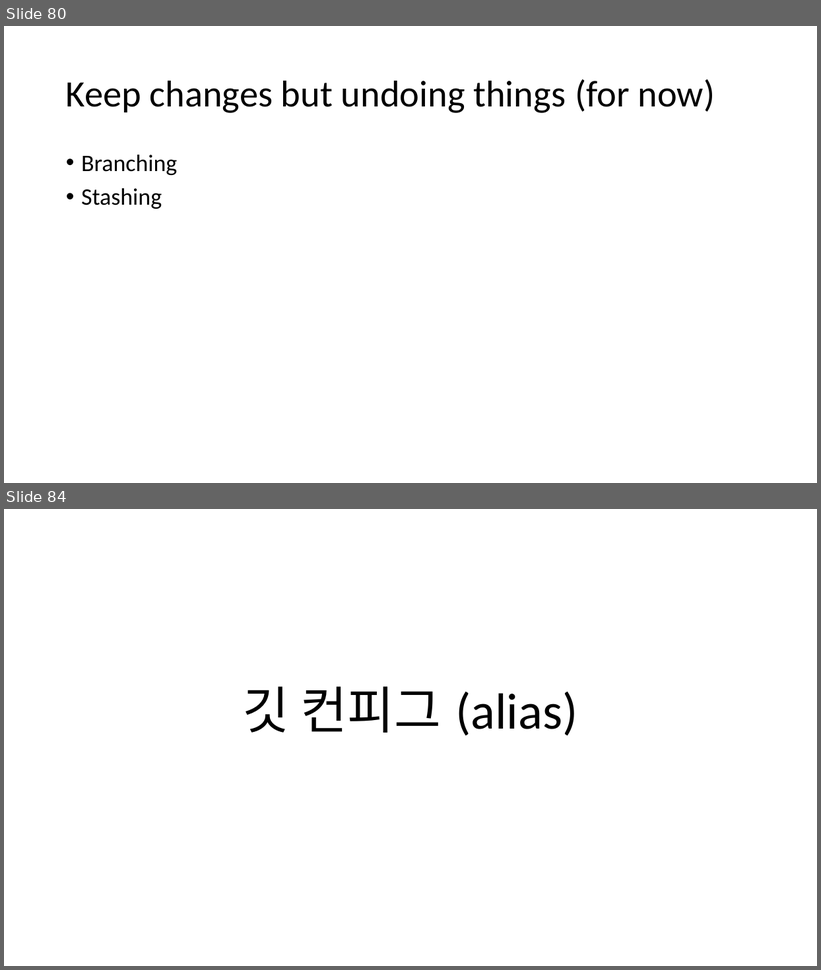
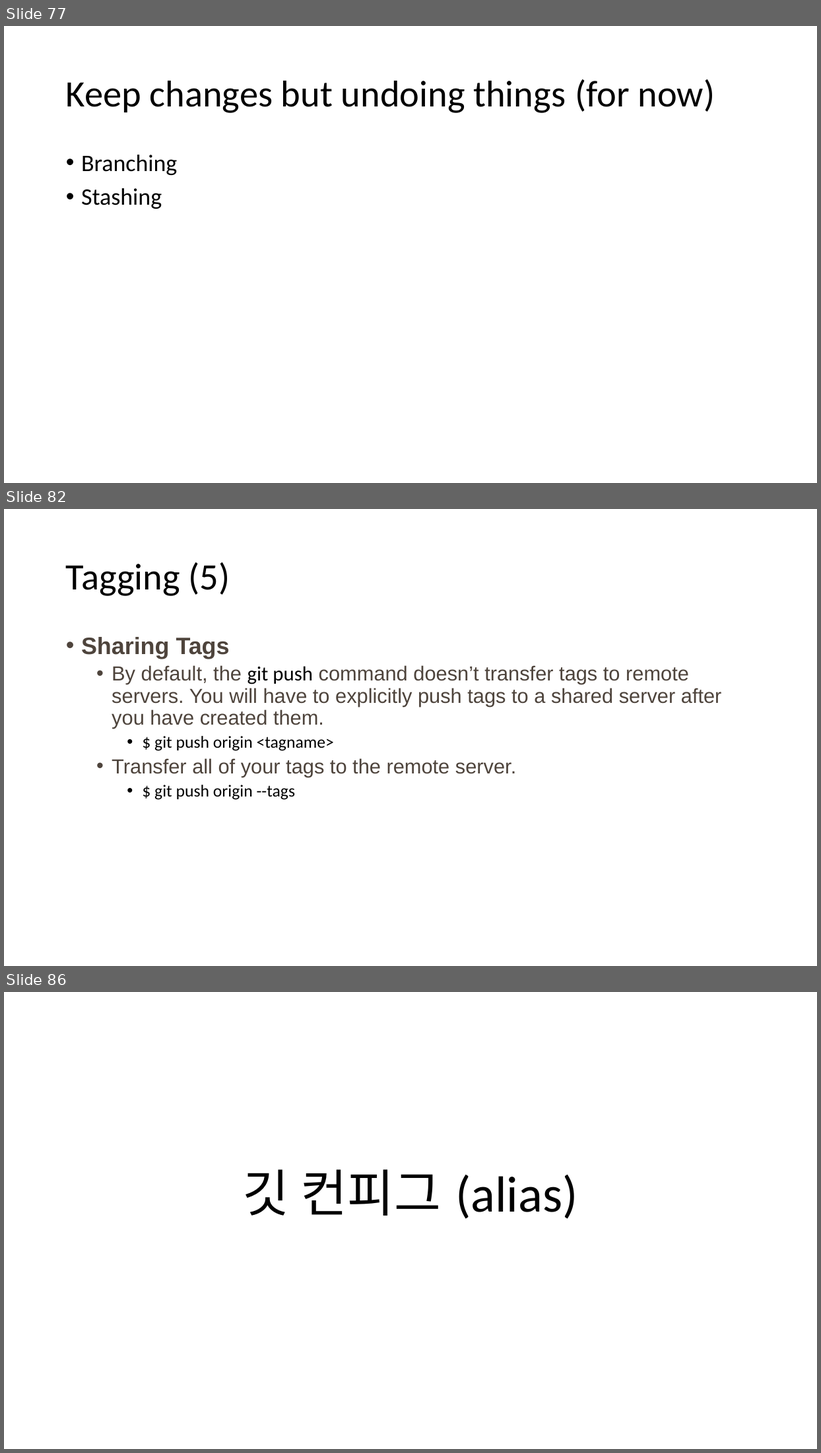
Before and after one commit to wontheone1/learning-git-ppt, a slide deck: learning_git.pptx. Shown one above the other, each under a label of ours: slides 80 and 84 before the commit, slides 77, 82 and 86 after it; the slides between them are not shown. The pictures are 821x970 and 821x1453 pixels, drawn with LibreOffice and Linux fonts; fonts in the diff are those of the drawing. Boxes give left, top, right and bottom in pixels: in the first picture for what was removed or moved away, otherwise in the second. Text is boxed around its words. In the diff, an @@ line names an element or a change of style, - is before the commit and + after.

```diff
--- a/learning_git.pptx
+++ b/learning_git.pptx
@@ slide 82 added at <box>4,509,817,966</box>, background #FFFFFF @@
@@ title added at <box>66,562,230,596</box>, 44 pt, text #000000 @@
+Tagging (5)
@@ text added at <box>81,637,722,800</box>, 24 pt, text #4E443C @@
+• Sharing Tags
+  • By default, the git push command doesn’t transfer tags to remote servers. You will have to explicitly push tags to a shared server after you have created them.
+    • $ git push origin <tagname>
+  • Transfer all of your tags to the remote server.
+    • $ git push origin --tags
@@ what was slide 80 is now slide 77 @@
@@ what was slide 84 is now slide 86 @@
```
Also in this commit, not shown: 4 slides changed, 12 other slides added, 12 slides removed.
